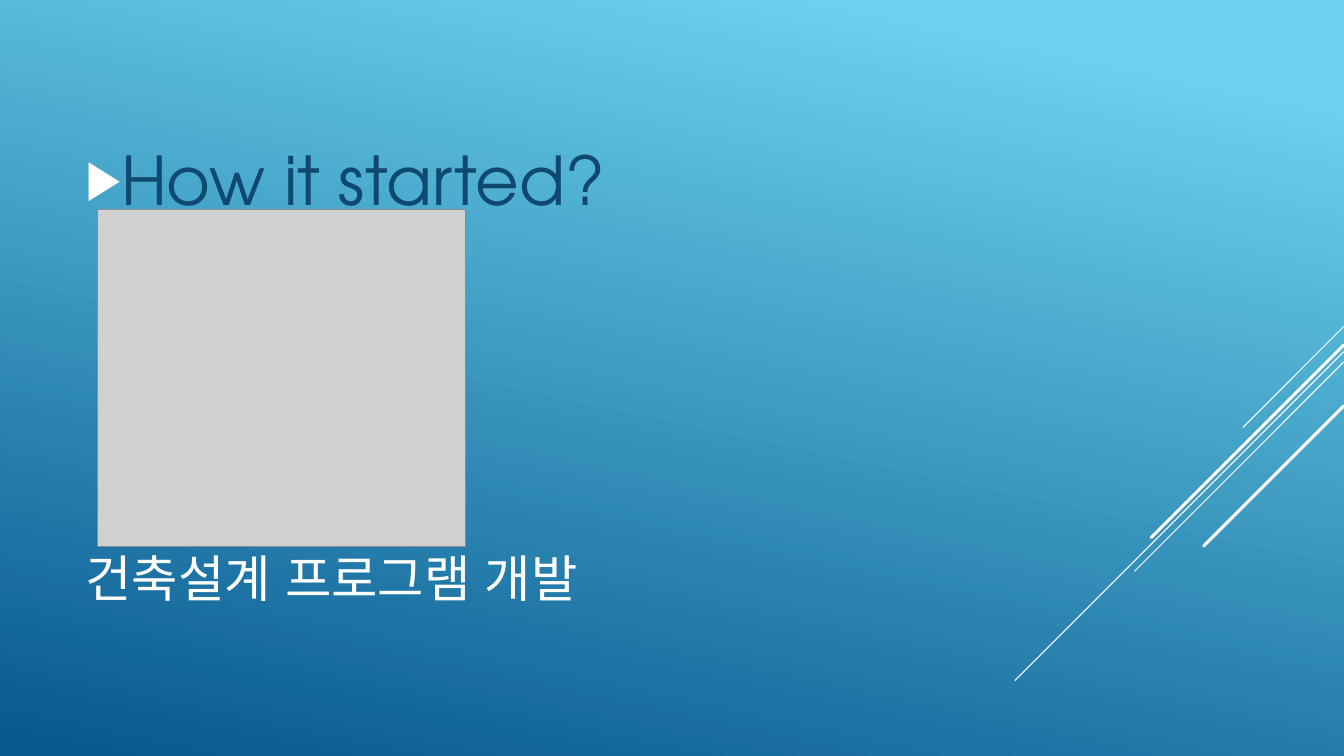
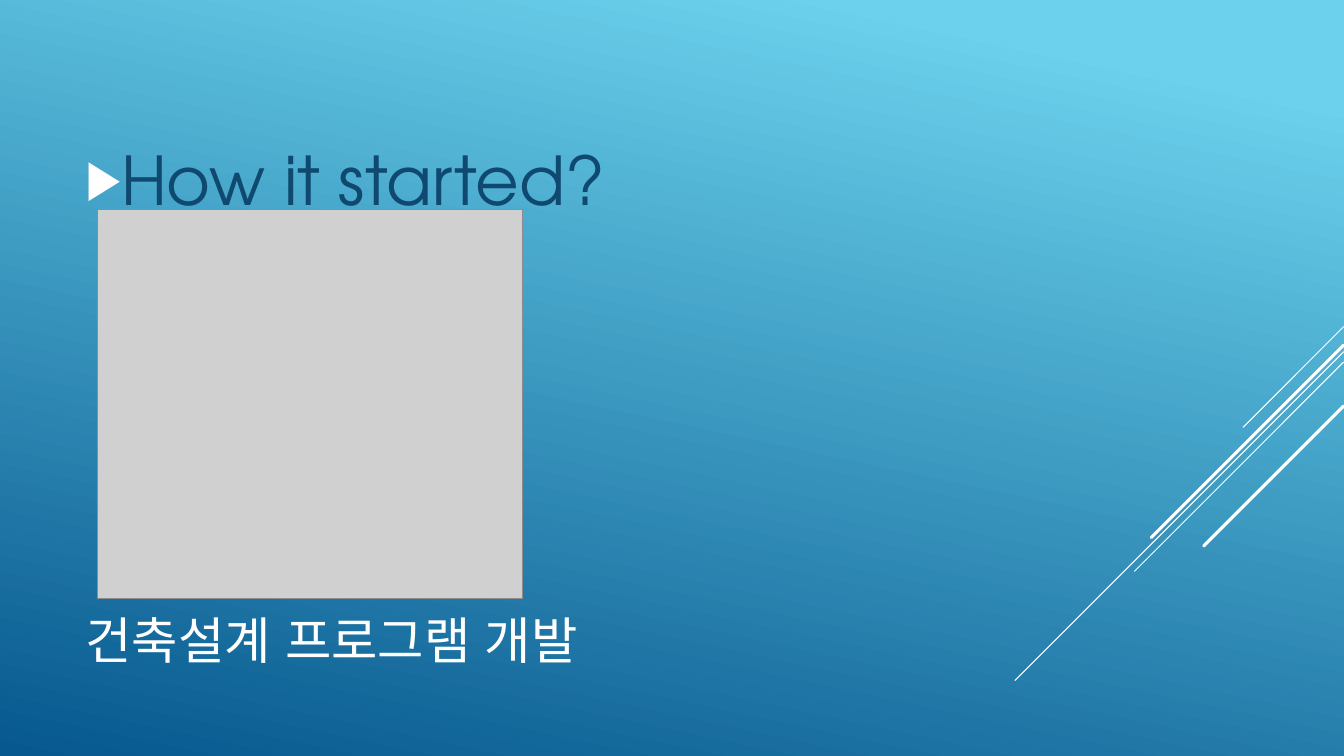
Before and after one commit to jonghoon12/assignment, a slide deck: slide 8 of 마이다스 it(구).pptx. Drawn at 1344x756 pixels with LibreOffice and Linux fonts; fonts in the diff are those of the drawing; grey boxes stand for pictures. Boxes give left, top, right and bottom in pixels: in the first picture for what was removed or moved away, otherwise in the second. Text is boxed around its words. In the diff, an @@ line names an element or a change of style, - is before the commit and + after.

```diff
--- a/마이다스 it(구).pptx
+++ b/마이다스 it(구).pptx
@@ picture: place and size @@
-picture at (98,210,466,547)
+picture at (98,210,522,599)
@@ title "건축설계 프로그램 개발" rewrapped from (86,546,578,601) to (86,617,578,663) @@
```
Also in this commit, not shown: 8 other files.
